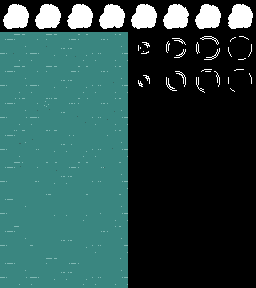
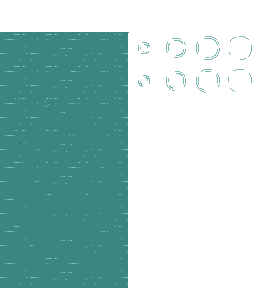
Layered file, before and after one edit (w=256, h=288). Changes by layer:
painted on "Pasted Layer" over [3, 4, 253, 93]
hid "Layer" over [0, 0, 256, 288]
